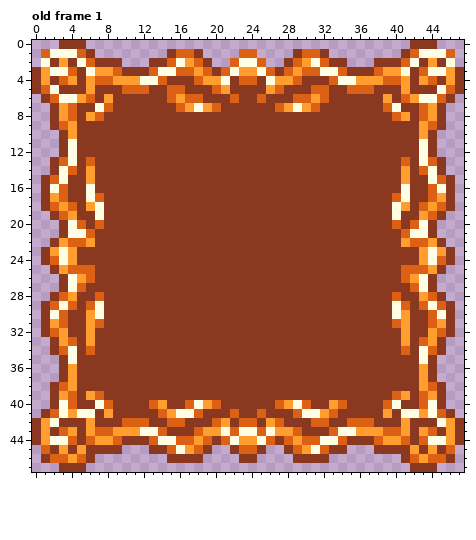
One commit to this pixel-art file: GraphicAsset/Sprites/FPS_GUI/Button_Special_Big.aseprite. Above, as it was before the edit.
48x48 pixels, 1 frame. Shown: old frame 1. The commit also changed other frames, which this record leaves out.
Once edited:
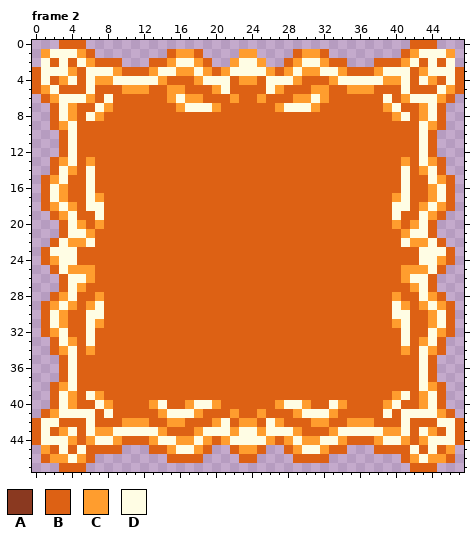
Palette (. is transparent): A #8a3920  B #dd6114  C #ff9d2e  D #fffde4
A new or re-ordered frame is compared with the old frame closest to it.
Edits made:
frames 1 -> 3
--- frame 2 is new; against old frame 1
@@ x 0..47 @@
- 0 ...AAA....................................AAA...
- 1 .BDDDBA........ABBA....BB....ABBA........ABDDDB.
- 2 .DACADBAAA...AABDCBA..BDDB..ABCDBAA...AAABDACAD.
- 3 ACDDBADCCBAAABDDBBCBABDCCDBABCBBDDBAAABCCDABDDCA
- 4 ACABCACBBCCCDDBAAABCCDABBADCCBAAABDDCCCBBCACBACA
- 5 ABDAAACAAABBBAABBAAABCAAAACBAAABBAABBBAAACAAADBA
- 6 .ABDDCBACAAAAAABCBBAAABAABAAABBCBAAAAAACABCDDBA.
- 7 ..ACBAADBAAAAAAABCDCBAAAAAABCDCBAAAAAAABDAABCA..
- 8 ..ACBACBAAAAAAAAAAAAAAAAAAAAAAAAAAAAAAAABCABCA..
- 9 ..ABCAAAAAAAAAAAAAAAAAAAAAAAAAAAAAAAAAAAAAACBA..
-10 ...ACAAAAAAAAAAAAAAAAAAAAAAAAAAAAAAAAAAAAAACA...
-11 ...ADAAAAAAAAAAAAAAAAAAAAAAAAAAAAAAAAAAAAAADA...
-12 ...ADAAAAAAAAAAAAAAAAAAAAAAAAAAAAAAAAAAAAAADA...
-13 ..ABDABAAAAAAAAAAAAAAAAAAAAAAAAAAAAAAAAAABADBA..
-14 ..ADBACAAAAAAAAAAAAAAAAAAAAAAAAAAAAAAAAAACABDA..
-15 .ABDAACAAAAAAAAAAAAAAAAAAAAAAAAAAAAAAAAAACAADBA.
-16 .ADBAADAAAAAAAAAAAAAAAAAAAAAAAAAAAAAAAAAADAABDA.
-17 .ACBAADBAAAAAAAAAAAAAAAAAAAAAAAAAAAAAAAABDAABCA.
-18 .ABCBACDAAAAAAAAAAAAAAAAAAAAAAAAAAAAAAAADCABCBA.
-19 ..ABCAADAAAAAAAAAAAAAAAAAAAAAAAAAAAAAAAADAACBA..
-20 ...ADBABAAAAAAAAAAAAAAAAAAAAAAAAAAAAAAAABABDA...
-21 ...ADDBAAAAAAAAAAAAAAAAAAAAAAAAAAAAAAAAAABDDA...
-22 ..ACBBCAAAAAAAAAAAAAAAAAAAAAAAAAAAAAAAAAACBBCA..
-23 .ACDCAAAAAAAAAAAAAAAAAAAAAAAAAAAAAAAAAAAAAACDCA.
-24 .ABDCAAAAAAAAAAAAAAAAAAAAAAAAAAAAAAAAAAAAAACDBA.
-25 ..ACBBBAAAAAAAAAAAAAAAAAAAAAAAAAAAAAAAAAABBBCA..
-26 ...ADCBAAAAAAAAAAAAAAAAAAAAAAAAAAAAAAAAAABCDA...
-27 ...ADBAAAAAAAAAAAAAAAAAAAAAAAAAAAAAAAAAAAABDA...
-28 ..ABCAABAAAAAAAAAAAAAAAAAAAAAAAAAAAAAAAABAACBA..
-29 .ABDBABDAAAAAAAAAAAAAAAAAAAAAAAAAAAAAAAADBABDBA.
-30 .ADBAACDAAAAAAAAAAAAAAAAAAAAAAAAAAAAAAAADCAABDA.
-31 .ACBAACBAAAAAAAAAAAAAAAAAAAAAAAAAAAAAAAABCAABCA.
-32 .ABCAACAAAAAAAAAAAAAAAAAAAAAAAAAAAAAAAAAACAACBA.
-33 ..ACBACAAAAAAAAAAAAAAAAAAAAAAAAAAAAAAAAAACABCA..
-34 ..ABDABAAAAAAAAAAAAAAAAAAAAAAAAAAAAAAAAAABADBA..
-35 ...ADAAAAAAAAAAAAAAAAAAAAAAAAAAAAAAAAAAAAAADA...
-36 ...ACAAAAAAAAAAAAAAAAAAAAAAAAAAAAAAAAAAAAAACA...
-37 ...ACAAAAAAAAAAAAAAAAAAAAAAAAAAAAAAAAAAAAAACA...
-38 ..ABCAAAAAAAAAAAAAAAAAAAAAAAAAAAAAAAAAAAAAACBA..
-39 ..ACBACBAAAAAAAAAAAAAAAAAAAAAAAAAAAAAAAABCABCA..
-40 ..ADBAADBAAAABCAABDCBAAAAAABCDBAACBAAAABDAABDA..
-41 .ABDCDDACAAAAABCDDBAAABAABAAABDDCBAAAAACADDCDBA.
-42 ACDAAACAAABBBAABBAAABCABBACBAAABBAABBBAAACAAADCA
-43 ACABCACBBCCCDDBAAABCCDBDDBDCCBAAABDDCCCBBCACBACA
-44 ACDDBABCCBAAABDDBBCBABDCCDBABCBBDDBAAABCCBABDDCA
-45 .BACACAAAA...AABDCBA..ABBA..ABCDBAA...AAAACACAB.
-46 .ABBCBA........AAAA....AA....AAAA........ABCBBA.
-47 ...AAA....................................AAA...
+ 0 ...BBB....................................BBB...
+ 1 .CDDDCB........BCCB....CC....BCCB........BCDDDC.
+ 2 .DBDBDCBBB...BBCDDCB..CDDC..BCDDCBB...BBBCDBDBD.
+ 3 BDDDCBDDDCBBBCDDCCDCBCDDDDCBCDCCDDCBBBCDDDBCDDDB
+ 4 BDBCDBDCCDDDDDCBBBCDDDBCCBDDDCBBBCDDDDDCCDBDCBDB
+ 5 BCDBBBDBBBCCCBBCCBBBCDBBBBDCBBBCCBBCCCBBBDBBBDCB
+ 6 .BCDDDCBDBBBBBBCDCCBBBCBBCBBBCCDCBBBBBBDBCDDDCB.
+ 7 ..BDCBBDCBBBBBBBCDDDCBBBBBBCDDDCBBBBBBBCDBBCDB..
+ 8 ..BDCBDCBBBBBBBBBBBBBBBBBBBBBBBBBBBBBBBBCDBCDB..
+ 9 ..BCDBBBBBBBBBBBBBBBBBBBBBBBBBBBBBBBBBBBBBBDCB..
+10 ...BDBBBBBBBBBBBBBBBBBBBBBBBBBBBBBBBBBBBBBBDB...
+11 ...BDBBBBBBBBBBBBBBBBBBBBBBBBBBBBBBBBBBBBBBDB...
+12 ...BDBBBBBBBBBBBBBBBBBBBBBBBBBBBBBBBBBBBBBBDB...
+13 ..BCDBCBBBBBBBBBBBBBBBBBBBBBBBBBBBBBBBBBBCBDCB..
+14 ..BDCBDBBBBBBBBBBBBBBBBBBBBBBBBBBBBBBBBBBDBCDB..
+15 .BCDBBDBBBBBBBBBBBBBBBBBBBBBBBBBBBBBBBBBBDBBDCB.
+16 .BDCBBDBBBBBBBBBBBBBBBBBBBBBBBBBBBBBBBBBBDBBCDB.
+17 .BDCBBDCBBBBBBBBBBBBBBBBBBBBBBBBBBBBBBBBCDBBCDB.
+18 .BCDCBDDBBBBBBBBBBBBBBBBBBBBBBBBBBBBBBBBDDBCDCB.
+19 ..BCDBBDBBBBBBBBBBBBBBBBBBBBBBBBBBBBBBBBDBBDCB..
+20 ...BDCBCBBBBBBBBBBBBBBBBBBBBBBBBBBBBBBBBCBCDB...
+21 ...BDDCBBBBBBBBBBBBBBBBBBBBBBBBBBBBBBBBBBCDDB...
+22 ..BDCCDBBBBBBBBBBBBBBBBBBBBBBBBBBBBBBBBBBDCCDB..
+23 .BDDDBBBBBBBBBBBBBBBBBBBBBBBBBBBBBBBBBBBBBBDDDB.
+24 .BCDDBBBBBBBBBBBBBBBBBBBBBBBBBBBBBBBBBBBBBBDDCB.
+25 ..BDCCCBBBBBBBBBBBBBBBBBBBBBBBBBBBBBBBBBBCCCDB..
+26 ...BDDCBBBBBBBBBBBBBBBBBBBBBBBBBBBBBBBBBBCDDB...
+27 ...BDCBBBBBBBBBBBBBBBBBBBBBBBBBBBBBBBBBBBBCDB...
+28 ..BCDBBCBBBBBBBBBBBBBBBBBBBBBBBBBBBBBBBBCBBDCB..
+29 .BCDCBCDBBBBBBBBBBBBBBBBBBBBBBBBBBBBBBBBDCBCDCB.
+30 .BDCBBDDBBBBBBBBBBBBBBBBBBBBBBBBBBBBBBBBDDBBCDB.
+31 .BDCBBDCBBBBBBBBBBBBBBBBBBBBBBBBBBBBBBBBCDBBCDB.
+32 .BCDBBDBBBBBBBBBBBBBBBBBBBBBBBBBBBBBBBBBBDBBDCB.
+33 ..BDCBDBBBBBBBBBBBBBBBBBBBBBBBBBBBBBBBBBBDBCDB..
+34 ..BCDBCBBBBBBBBBBBBBBBBBBBBBBBBBBBBBBBBBBCBDCB..
+35 ...BDBBBBBBBBBBBBBBBBBBBBBBBBBBBBBBBBBBBBBBDB...
+36 ...BDBBBBBBBBBBBBBBBBBBBBBBBBBBBBBBBBBBBBBBDB...
+37 ...BDBBBBBBBBBBBBBBBBBBBBBBBBBBBBBBBBBBBBBBDB...
+38 ..BCDBBBBBBBBBBBBBBBBBBBBBBBBBBBBBBBBBBBBBBDCB..
+39 ..BDCBDCBBBBBBBBBBBBBBBBBBBBBBBBBBBBBBBBCDBCDB..
+40 ..BDCBBDCBBBBCDBBCDDCBBBBBBCDDCBBDCBBBBCDBBCDB..
+41 .BCDDDDBDBBBBBCDDDCBBBCBBCBBBCDDDCBBBBBDBDDDDCB.
+42 BDDBBBDBBBCCCBBCCBBBCDBCCBDCBBBCCBBCCCBBBDBBBDDB
+43 BDBCDBDCCDDDDDCBBBCDDDCDDCDDDCBBBCDDDDDCCDBDCBDB
+44 BDDDCBCDDCBBBCDDCCDCBCDDDDCBCDCCDDCBBBCDDCBCDDDB
+45 .CBDBDBBBB...BBCDDCB..BCCB..BCDDCBB...BBBBDBDBC.
+46 .BCCDCB........BBBB....BB....BBBB........BCDCCB.
+47 ...BBB....................................BBB...
